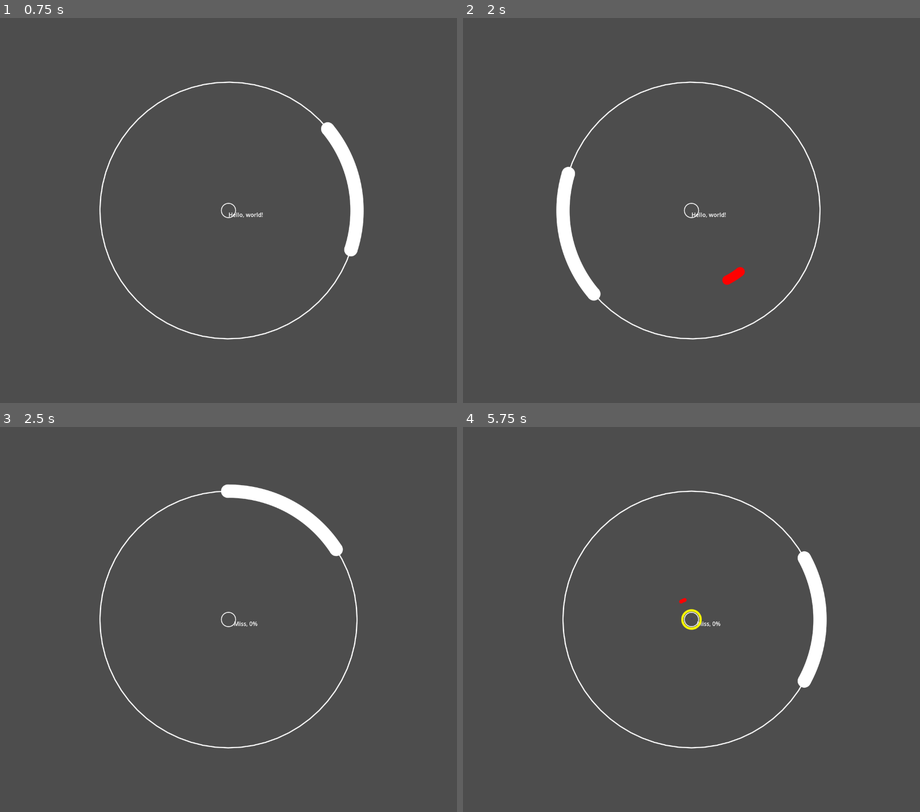
Above: before the commit, frames 1-4 (two rows, left to right).
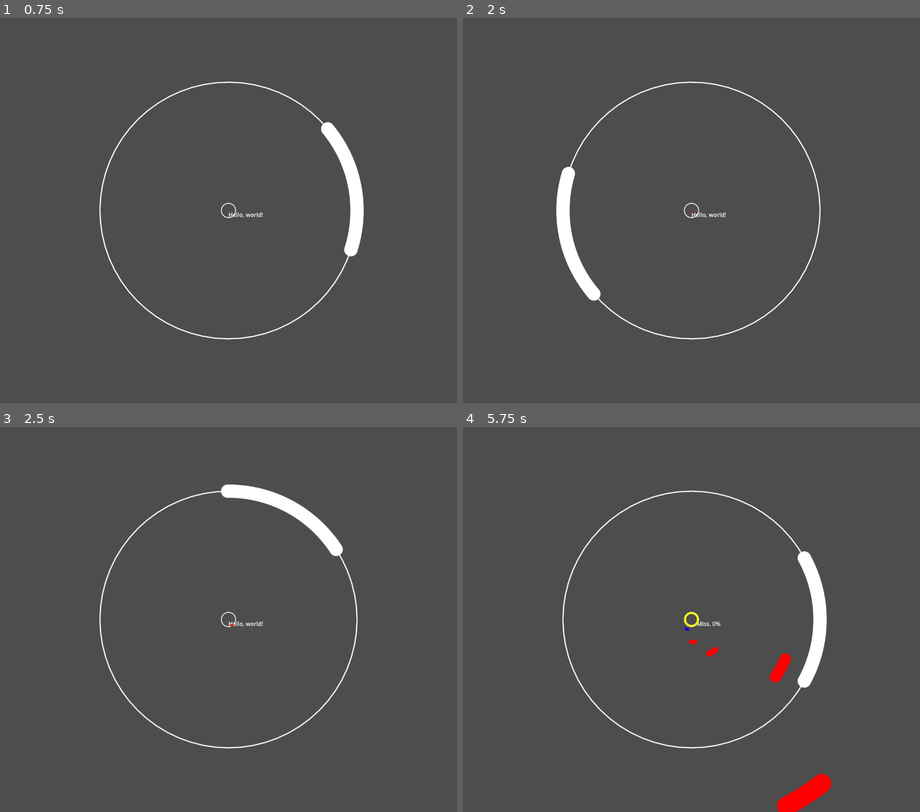
Above: after the commit, the same moments.

Repository: mougeee/marvelous-x
Game: Godot game, scene res://playing_scene.tscn
Same seed, same stepped clock (60 frames per second), same inputs: the game is played once before the commit and once after it. The project has no main scene, so this scene is started directly. Sound files missing from this copy of the repository are replaced by a short silence.
Inputs (mouse positions are in pixels of both pictures, inside the frame that each line leads up to):
- Up to frame 1 (0.75 s): tap Enter at 0.5 s; move the mouse to (329, 191) at 0.52 s; hold D (RightPress) from 0.53 s (still down); tap Space (CriticalPress) at 0.6 s
- Up to frame 2 (2 s): tap Space (CriticalPress) at 1.25, 1.35 s; move the mouse to (600, 229) at 1.27 s; release D (RightPress) at 1.28 s; hold S (LeftPress) from 1.28 s (still down)
- Up to frame 3 (2.5 s): move the mouse to (274, 534) at 2.02 s; release S (LeftPress) at 2.03 s; hold D (RightPress) from 2.03 s (still down); tap Space (CriticalPress) at 2.1 s
- Up to frame 4 (5.75 s): tap Enter at 2.75 s; move the mouse to (668, 696) at 2.77 s; tap Space (CriticalPress) every 0.75 s from 2.85 to 5.1 s; move the mouse to (828, 677) at 3.52 s; release D (RightPress) at 3.53 s; hold S (LeftPress) from 3.53 s (still down); move the mouse to (554, 561) at 4.27 s; move the mouse to (714, 619) at 5.02 s

Frame 1 is identical in both runs. In frame 2, 0.1% of the frame differs, in the area x 50-62%, y 49-70%; in frame 3, less than 0.1%; in frame 4, 1.0%, in the area x 47-81%, y 44-100%.

Commit message:
note starts before the audio stream

Diff:
--- a/20240902001.json
+++ b/20240902001.json
@@ -1,15 +1,15 @@
 {
 	"version": 1,
 	"notes": [
-		[2.0, 1.0, 0.2, 1.0, 0],
-		[3.0, 0.5, 0.2, 1.8, 0],
-		[4.0, 1.0, 0.2, 1.6, 0],
-		[4.5, 1.5, 0.2, 1.4, 0],
-		[5.0, 2.0, 0.2, 1.2, 1],
-		[6.0, -2.0, 0.2, 1.0, 0],
-		[6.5, -1.0, 0.2, 0.8, 1],
-		[7.0, -2.0, 0.2, 0.6, 1],
-		[7.5, -3.0, 0.2, 0.4, 0],
-		[8.0, -2.0, 0.2, 0.2, 2]
+		[2.0, 1.0, 0.2, 0.2, 0],
+		[3.0, 0.5, 0.2, 0.2, 0],
+		[4.0, 1.0, 0.2, 0.2, 0],
+		[4.5, 1.5, 0.2, 0.2, 0],
+		[5.0, 2.0, 0.2, 0.2, 1],
+		[6.0, -2.0, 0.2, 0.2, 0],
+		[6.5, -1.0, 0.2, 0.2, 1],
+		[7.0, -2.0, 0.2, 0.2, 1],
+		[7.5, -3.0, 0.2, 0.2, 0],
+		[8.0, -2.0, 0.2, 0.1, 2]
 	]
 }
--- a/approach_note.gd
+++ b/approach_note.gd
@@ -43,7 +43,7 @@
 	radius = frame_radius * pow(process, 4)
 	queue_redraw()
 
-	var dt = (process - 1.0) * speed
+	var dt = (process - 1.0) / speed
 	if not processed:
 		if abs(dt) <= judgement_info[Judgements.MISS][2] and (
 			key == Keys.CRITICAL and Input.is_action_just_pressed("CriticalPress")
@@ -58,11 +58,12 @@
 					pressed.emit(i)
 					break
 			queue_free()
+			print(dt)
 		elif dt > judgement_info[Judgements.MISS][2]:
 			pressed.emit(Judgements.MISS)
 			processed = true
 
-	if dt > judgement_info[Judgements.MISS][2] and radius > (get_window().size/2).length():
+	if dt > judgement_info[Judgements.MISS][2] and radius > (get_window().size/2).length() + width * 2:
 		queue_free()
 
 
--- a/note_frame.gd
+++ b/note_frame.gd
@@ -26,7 +26,7 @@
 	rotation = lerp_angle(rotation, mouse_delta.angle(), 0.5)
 
 	if mouse_delta.length() > radius:
-		#Input.warp_mouse(position + mouse_delta.normalized() * radius)
+		#Input.warp_mouse(get_parent().position + mouse_delta.normalized() * radius)
 		pass
 
 
--- a/playing_scene.gd
+++ b/playing_scene.gd
@@ -5,7 +5,7 @@
 
 var ApproachNote = preload("res://approach_note.tscn")
 var time_begin
-var offset = 0.090
+var offset = 0.00
 
 
 const Keys = preload("res://globals.gd").Keys
@@ -16,12 +16,14 @@
 var audio_path = "res://20240902001.mp3"
 
 
+func reset_times(start_time: float) -> void:
+	if $AudioStreamPlayer.playing:
+		$AudioStreamPlayer.stop()
+	time_begin = Time.get_ticks_usec() - start_time * 1e6
+
+
 # Called when the node enters the scene tree for the first time.
 func _ready() -> void:
-	$AudioStreamPlayer.stream = load(audio_path)
-	time_begin = Time.get_ticks_usec()
-	$AudioStreamPlayer.play()
-
 	position = get_viewport_rect().size / 2
 
 	# load notes from file
@@ -30,8 +32,10 @@
 	file.close()
 
 	# preprocess notes
+	var note_start_time = INF
 	for raw_note in raw_notes:
 		var time = raw_note[0] - 1 / raw_note[3]
+		note_start_time = min(note_start_time, time)
 
 		# get correct position (by binary search)
 		var left = 0
@@ -61,14 +65,20 @@
 
 		# [summon_time, time, angle, coverage, speed, key]
 
+	$AudioStreamPlayer.stream = load(audio_path)
+	reset_times(note_start_time)
+
 
 # Called every frame. 'delta' is the elapsed time since the previous frame.
 func _process(delta: float) -> void:
-	var time = (Time.get_ticks_usec() - time_begin) / 1000000.0
+	var time = (Time.get_ticks_usec() - time_begin) / 1e6
 	#var time = $AudioStreamPlayer.get_playback_position()
 	time -= AudioServer.get_time_since_last_mix()
 	time -= AudioServer.get_output_latency()
 	time -= offset
+
+	if not $AudioStreamPlayer.playing and time > 0.0:
+		$AudioStreamPlayer.play()
 
 	while next_index < notes.size() and notes[next_index][0] < time:
 		var note = notes[next_index]
